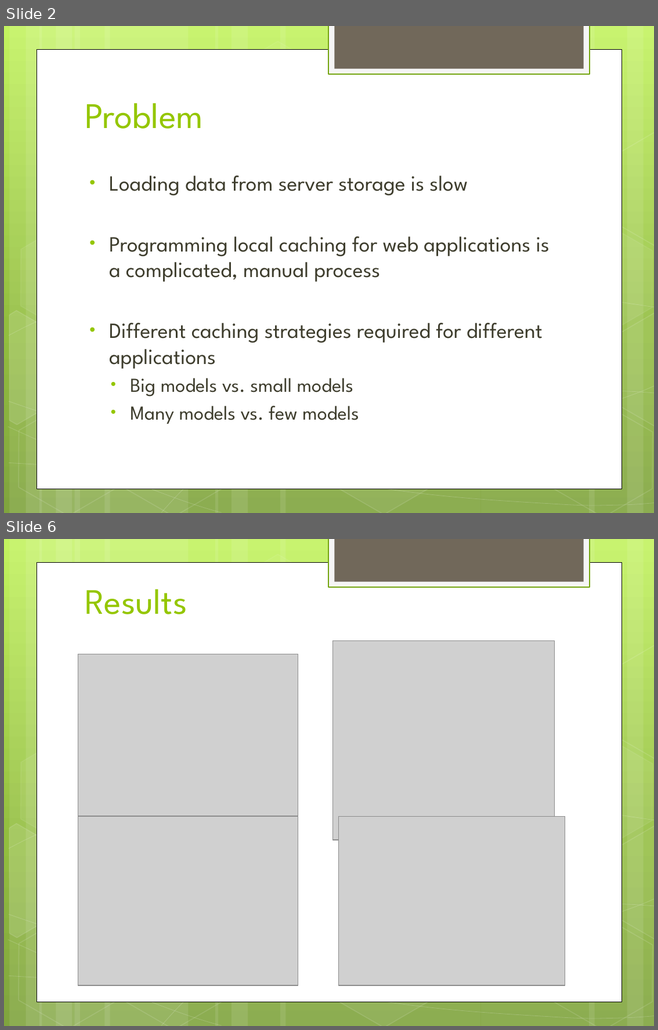
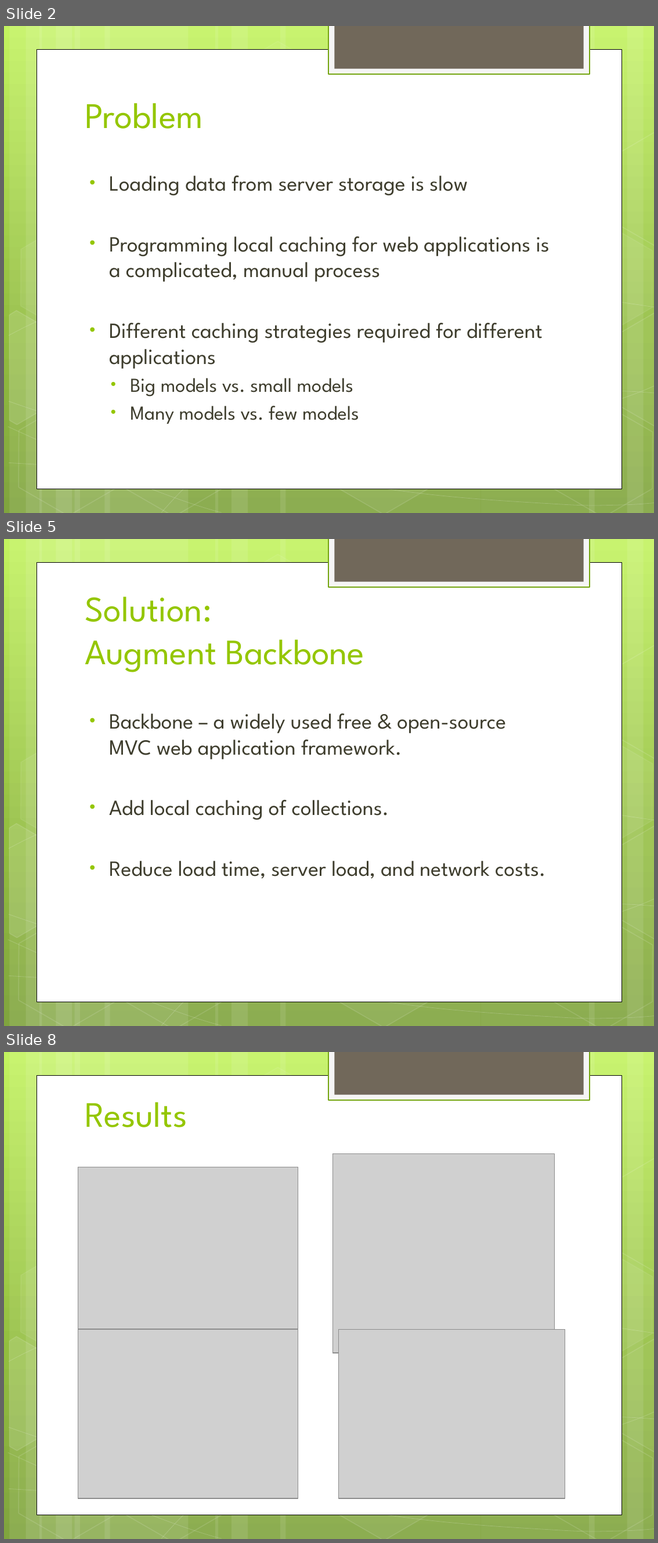
Before and after one commit to wolfes/backbone-store, a slide deck: presentation.pptx. Shown one above the other, each under a label of ours: slides 2 and 6 before the commit, slides 2, 5 and 8 after it; the slides between them are not shown. The pictures are 658x1030 and 658x1543 pixels, drawn with LibreOffice and Linux fonts; fonts in the diff are those of the drawing; grey boxes stand for pictures. Boxes give left, top, right and bottom in pixels: in the first picture for what was removed or moved away, otherwise in the second. Text is boxed around its words. In the diff, an @@ line names an element or a change of style, - is before the commit and + after.

```diff
--- a/presentation.pptx
+++ b/presentation.pptx
@@ slide 5 added at bbox=[4, 539, 654, 1026], background gradient #C3F35F to #93BF3F to #81A53E; not listed: 31 template elements that a slide beside it also shows @@
@@ title added at bbox=[85, 596, 365, 672], 39.6 pt, text #94C600 @@
+Solution:
+Augment Backbone
@@ text added at bbox=[109, 714, 545, 879], 24 pt, text #3E3D2D @@
+• Backbone – a widely used free & open-source MVC web application framework.
+• Add local caching of collections.
+• Reduce load time, server load, and network costs.
@@ what was slide 6 is now slide 8 @@
```
Also in this commit, not shown: 3 slides changed, 2 other slides added, 1 slide removed, 4 other files.
